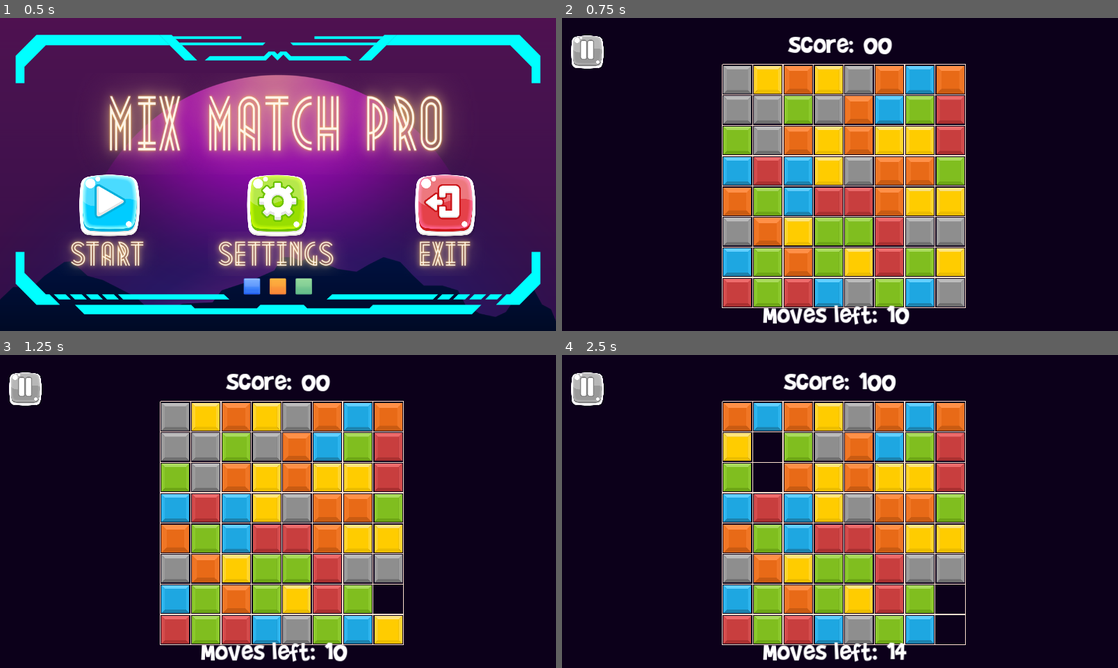
Above: before the commit, frames 1-4 (two rows, left to right).
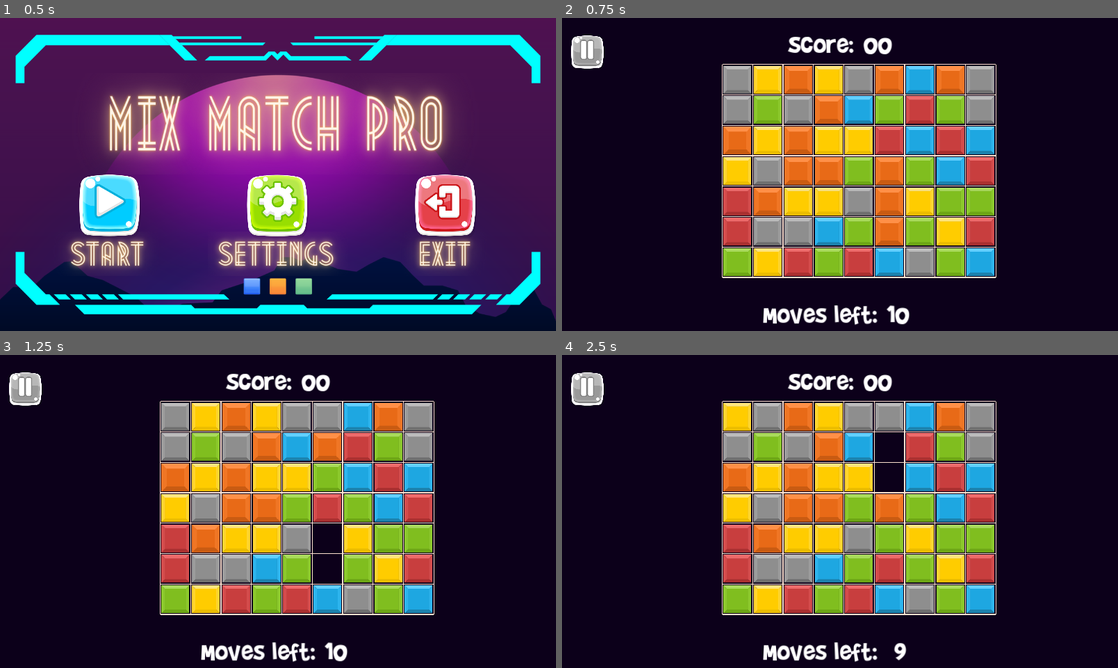
Above: after the commit, the same moments.

Repository: bonsaipropaganda/match-3-with-a-twist
Game: Godot game, scene res://Content/main.tscn
The game is run twice, just before and just after one commit, with the same random seed, the same clock (stepped at 60 frames per second) and the same inputs. The engine's default icon, where the game draws it, is replaced by a stand-in: a white triangle on a blue panel in a dark square.
Inputs (mouse positions are in pixels of both pictures, inside the frame that each line leads up to):
- Up to frame 1 (0.5 s): no input
- Up to frame 2 (0.75 s): click (673, 205) at 0.5 s
- Up to frame 3 (1.25 s): no input
- Up to frame 4 (2.5 s): move the mouse to (739, 417) at 1.27 s; press the mouse at (739, 417) at 1.28 s; tap Enter at 2 s; move the mouse to (767, 417) at 2.02 s; release the mouse at (767, 417) at 2.03 s; click (767, 417) at 2.1 s

Frame 1 is identical in both runs. In frame 2, 24% of the frame differs, in the area x 28-79%, y 14-93%; in frame 3, 26%; in frame 4, 27%, in the area x 28-79%, y 5-98%.

Commit message:
fixed rightmost column disappearing bug
for some reason I commented out a single line of code and then the bug got fixed. The bug was basically this: anything in the right most column would disappear when it hit the bottom. I guess someting was getting added to the to_free variable inside of get_to_free that wasn't supposed to be added idk honestly just commented out a line and now it works so idc haha

Diff:
--- a/Content/Grid/grid.gd
+++ b/Content/Grid/grid.gd
@@ -210,7 +210,7 @@
 					for free in to_free:
 						if tile.grid_pos.distance_to(Vector2(free[1],free[2])) == 1:
 							to_check.append([tile.tile_type, tile.grid_pos.x, tile.grid_pos.y])
-	to_free += to_check
+#	to_free += to_check
 	return to_free
 
 
--- a/Content/Grid/grid.tscn
+++ b/Content/Grid/grid.tscn
@@ -4,6 +4,7 @@
 
 [node name="Grid" type="Node2D"]
 script = ExtResource("1_q44yw")
+grid_width = 5
 
 [node name="Timer" type="Timer" parent="."]
 wait_time = 0.2
--- a/Content/game_scene.tscn
+++ b/Content/game_scene.tscn
@@ -9,8 +9,8 @@
 
 [node name="Grid" parent="." instance=ExtResource("2_benkg")]
 position = Vector2(369, 107)
-grid_width = 8
-grid_height = 8
+grid_width = 9
+grid_height = 7
 
 [node name="CanvasLayer" type="CanvasLayer" parent="."]
 
